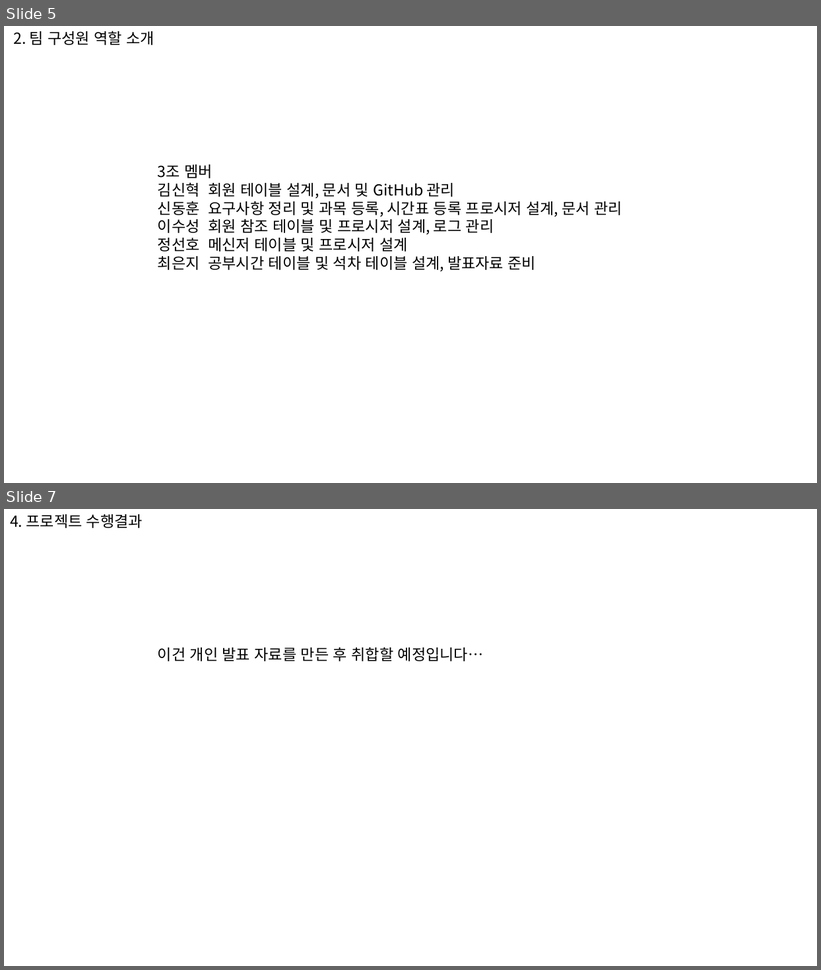
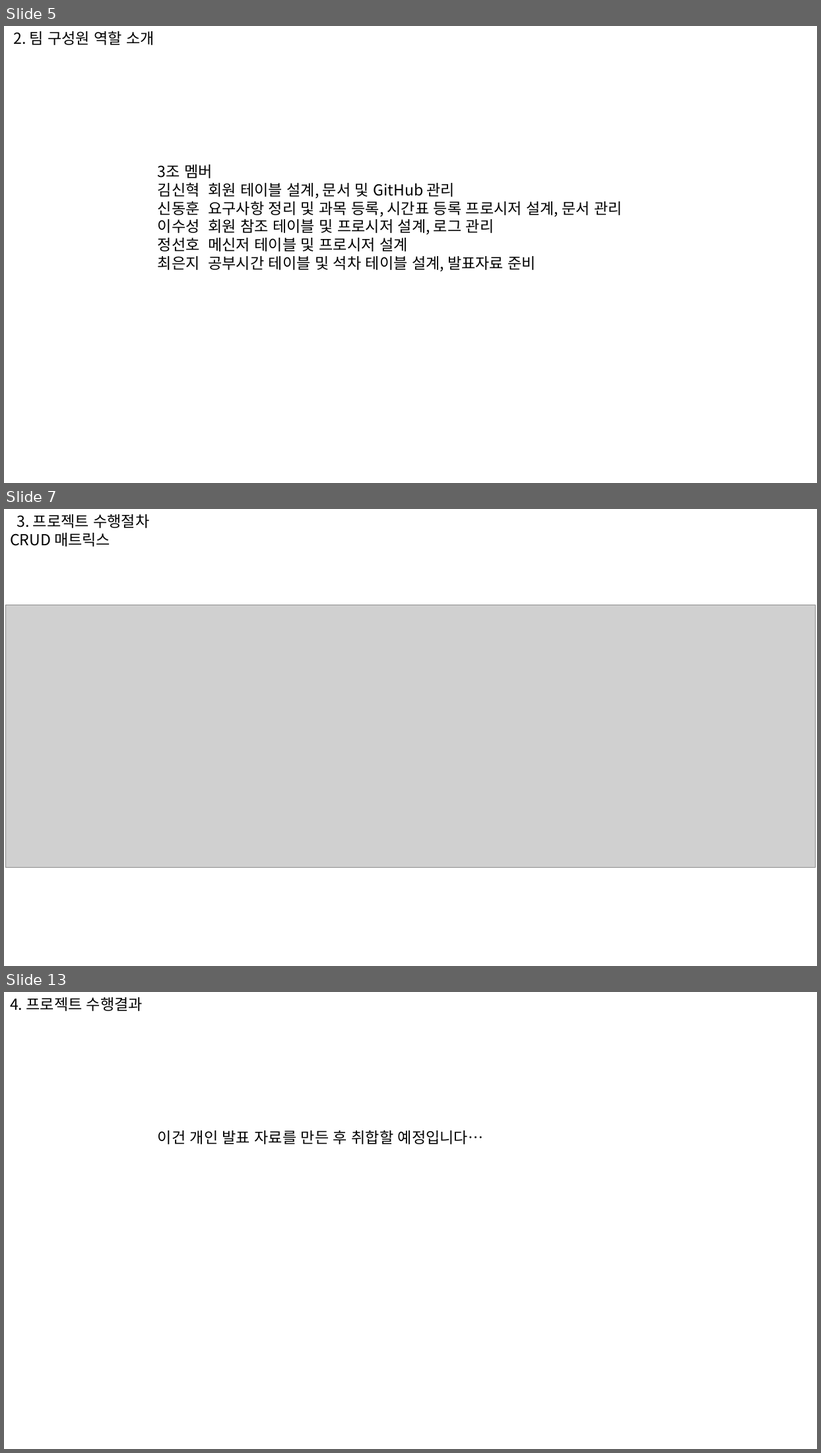
Before and after one commit to 909ma/Group-Study-Service, a slide deck: 기타/PPT/초안.pptx. Shown one above the other, each under a label of ours: slides 5 and 7 before the commit, slides 5, 7 and 13 after it; the slides between them are not shown. The pictures are 821x970 and 821x1453 pixels, drawn with LibreOffice and Linux fonts; fonts in the diff are those of the drawing; grey boxes stand for pictures. Boxes give left, top, right and bottom in pixels: in the first picture for what was removed or moved away, otherwise in the second. Text is boxed around its words. In the diff, an @@ line names an element or a change of style, - is before the commit and + after.

```diff
--- a/기타/PPT/초안.pptx
+++ b/기타/PPT/초안.pptx
@@ slide 7 added at box(4, 509, 817, 966), background #FFFFFF @@
@@ text added at box(10, 514, 149, 547), 18 pt, text #000000 @@
+3. 프로젝트 수행절차
+CRUD 매트릭스
@@ picture added at box(5, 605, 815, 867) @@
@@ what was slide 7 is now slide 13 @@
```
Also in this commit, not shown: 1 slide changed, 5 other slides added, 1 other file.
